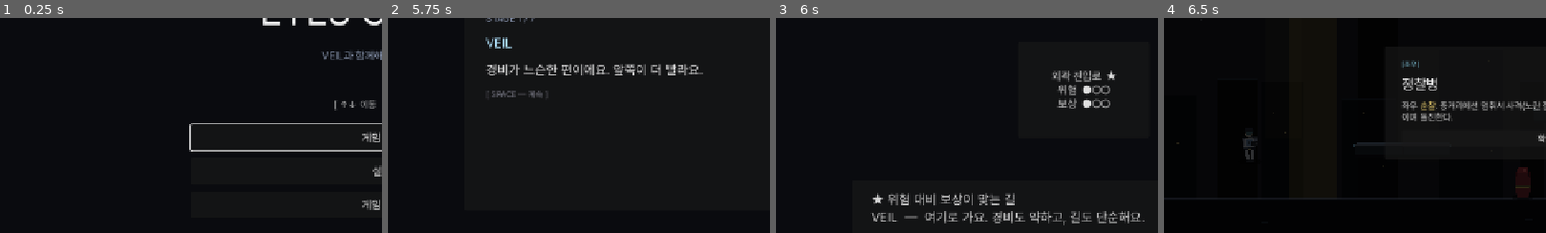
Above: before the commit, frames 1-4 (left to right).
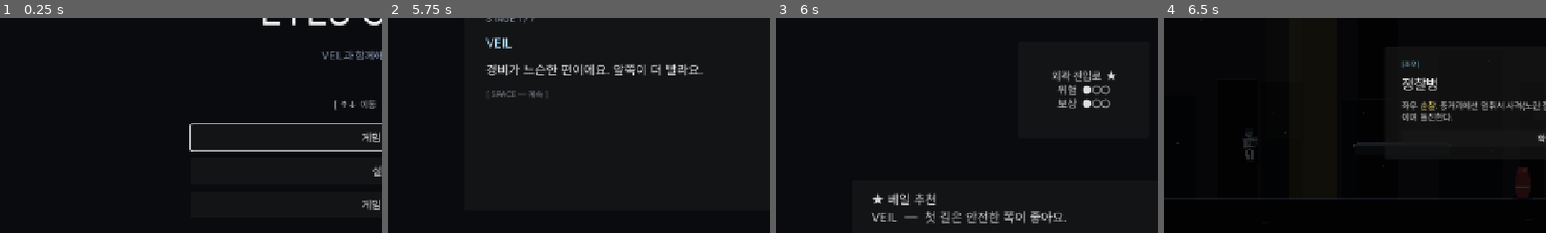
Above: after the commit, the same moments.

Repository: soomin007/EyesOnYou
Game: Godot game, scene res://scenes/main.tscn
Same seed, same stepped clock (60 frames per second), same inputs: the game is played once before the commit and once after it.
Inputs (mouse positions are % of the whole screen's width and height, from its top left):
- Up to frame 1 (0.25 s): no input
- Up to frame 2 (5.75 s): click "게임 시작" at 0.5 s; click "일반 모드" at 1.25 s; click "바로 시작" at 2 s; tap Enter (ui_accept) at 2.75, 4.25, 5 s; move the mouse to (72, 45) at 2.77 s; press the mouse at (72, 45) at 2.78 s; hold D (move_right) 2.78-4.28 s; tap W (jump) at 3.02, 3.77, 5.27 s; move the mouse to (30, 55) at 3.52 s; release the mouse at (30, 55) at 3.53 s; tap Shift (dash) at 3.6 s; move the mouse to (60, 28) at 4.27 s; hold A (move_left) 4.28-5.03 s; tap Space at 4.35 s; move the mouse to (45, 70) at 5.02 s; hold D (move_right) from 5.03 s (still down); tap Q at 5.1 s; click (45, 70) at 5.17 s
- Up to frame 3 (6 s): keep holding D (move_right); tap Enter (ui_accept) at 5.75 s; move the mouse to (80, 65) at 5.77 s; tap E at 5.85 s
- Up to frame 4 (6.5 s): keep holding D (move_right); tap W (jump) at 6.02 s; right-click (80, 65) at 6.4 s
The pictures show only the part of the screen within x 0-50%, y 30-80%; the shares and areas given below are measured in that part.

Frames 1-2 are identical in both runs. In frame 3, 2.4% of the frame differs, in the area x 29-97%, y 81-97%; in frame 4, nothing differs.

Commit message:
polish(veil): 추천 라벨 간소화 + 첫 스테이지 안전 추천 + 스킬트리 줄간격
- 추천 표시: ★ 옆엔 "베일 추천"만, 추천 사유는 라벨이 아니라 VEIL 대사로
  (RouteMap). 길고 추상적이던 "위험 대비 보상이 맞는 길" 제거.
- RouteData: 사유를 모드별 짧은 대사 풀(REC_REASON)로. 첫 스테이지(데이터 없음)
  = first 모드 → 안전한 길 추천 + "처음이니 무난한 길로" 류. 대사는 한 줄 안에서
  종결어미 안 겹치게(특히 "~게요" 회피) 변형 섞음.
- SkillTreeOverlay: 설명 패널 T1~T3 줄 간격 확대(line_separation 9).

검증: first→안전 / struggling→안전 / skilled→고보상 / steady→가성비 맵 선택과
사유 대사 다양성 확인. 스킬트리 줄간격 스샷 확인. (임시 하니스 삭제)

Co-Authored-By: Claude Opus 4.8 (1M context) <noreply@anthropic.com>

Diff:
--- a/scripts/RouteData.gd
+++ b/scripts/RouteData.gd
@@ -274,13 +274,37 @@
 	# 둘 다 없으면 모든 stage 등장 (안전 폴백).
 	return true
 
-# VEIL 추천. 플레이어의 실제 수행(GameState.competence_tier — 최근 피격·죽음)에 반응:
-#   - struggling(고전) → 안전 우선 (가장 낮은 risk, 동점이면 reward 큰 쪽).
-#   - skilled(능숙)    → 보상 우선 (가장 높은 reward, 동점이면 더 도전적인 위험 쪽).
-#   - steady(무난·기본) → 진짜 균형 = 순가치(reward-risk) 최대, 동점이면 안전(risk 낮은) 쪽.
-# hidden / challenge 루트는 항상 제외. "균형"이 실제로 안전을 선호하도록 공식을 바로잡음
-# (이전 reward*2-risk는 이름과 달리 고위험을 밀었음 — 위험2보상2 < 위험3보상3).
-# 호출자가 reasoning 라벨을 표시할 수 있도록 choose_veil_recommendation_with_reason도 제공.
+# VEIL 추천. 플레이어의 실제 수행(GameState.competence_tier — 최근 피격·죽음)에 반응해
+# 맵을 고르고, 사유는 짧은 대사(REC_REASON)로 돌려준다. 표시 측(RouteMap)은 ★ 옆엔
+# "베일 추천"만 두고 이 사유 대사를 VEIL 멘트로 보여준다 — 라벨로 수식을 설명하지 않음.
+#   - first(첫 스테이지) / struggling(고전) → 안전 (가장 낮은 risk, 동점이면 reward 큰 쪽).
+#   - skilled(능숙)                          → 보상 (가장 높은 reward, 동점이면 더 도전적 위험).
+#   - steady(무난)                           → 순가치(reward-risk) 최대, 동점이면 저위험.
+# hidden / challenge 루트는 항상 제외.
+# 사유 대사는 한 대사 안에서 종결어미가 단조롭지 않게(특히 "~게요" 연발 회피) 변형을 섞음.
+const REC_REASON: Dictionary = {
+	"first": [
+		"처음이니 무난한 길로 가요.",
+		"첫 길은 안전한 쪽이 좋아요.",
+		"초반이라 수월한 데로 권해요.",
+	],
+	"struggling": [
+		"방금 고전했죠. 이번엔 수월한 길이에요.",
+		"좀 지쳤을 거예요. 안전하게 가요.",
+		"한숨 돌릴 만한 쪽을 골랐어요.",
+	],
+	"skilled": [
+		"잘 버티고 있어요. 위험해도 크게 버는 길이에요.",
+		"솜씨가 좋네요. 욕심내 봐도 괜찮아요.",
+		"이 정도면 거친 길도 문제없죠. 보상이 커요.",
+	],
+	"steady": [
+		"이쪽이 좋아 보여요.",
+		"여기가 적당해요.",
+		"이 길을 권해요.",
+	],
+}
+
 static func choose_veil_recommendation(pool: Array) -> String:
 	var pair: Dictionary = choose_veil_recommendation_with_reason(pool)
 	return str(pair.get("id", ""))
@@ -298,35 +322,40 @@
 		if pool.size() > 0:
 			return {"id": pool[0].get("id", ""), "reason": ""}
 		return {"id": "", "reason": ""}
-	var tier: String = GameState.competence_tier()
+	# 모드 — 데이터 없으면 first(첫 스테이지), 아니면 실력 tier.
+	var mode: String = GameState.competence_tier()
+	if GameState.recent_stage_hits.is_empty():
+		mode = "first"
 	var best: Dictionary = candidates[0]
 	var best_score: float = -INF
-	var reason: String = ""
-	if tier == "struggling":
-		reason = "방금 좀 고전하셨죠 — 안전한 길로 가요"
+	if mode == "first" or mode == "struggling":
+		# 안전 — 위험 낮은 쪽 우선, 동점이면 보상 큰 쪽.
 		for c in candidates:
-			# 위험 낮은 쪽 우선, 동점이면 보상 큰 쪽.
 			var s: float = -float(c.get("risk", 0)) * 2.0 + float(c.get("reward", 0)) * 0.5
 			if s > best_score:
 				best_score = s
 				best = c
-	elif tier == "skilled":
-		reason = "잘 피하고 계세요 — 위험해도 보상 큰 길"
+	elif mode == "skilled":
+		# 보상·도전 — 보상 높은 쪽 우선, 동점이면 위험 큰 쪽.
 		for c in candidates:
-			# 보상 높은 쪽 우선, 동점이면 위험 큰 쪽(더 큰 도전).
 			var s: float = float(c.get("reward", 0)) * 2.0 + float(c.get("risk", 0)) * 0.1
 			if s > best_score:
 				best_score = s
 				best = c
 	else:
-		reason = "위험 대비 보상이 맞는 길"
+		# steady — 순가치(보상-위험) 최대, 동점이면 저위험.
 		for c in candidates:
-			# 진짜 균형 = 순가치(보상-위험) 최대, 동점이면 위험 낮은 쪽(안전)을 약하게 선호.
 			var s: float = (float(c.get("reward", 0)) - float(c.get("risk", 0))) * 10.0 - float(c.get("risk", 0))
 			if s > best_score:
 				best_score = s
 				best = c
-	return {"id": best.get("id", ""), "reason": reason}
+	return {"id": best.get("id", ""), "reason": _pick_rec_reason(mode)}
+
+static func _pick_rec_reason(mode: String) -> String:
+	var arr: Array = REC_REASON.get(mode, [])
+	if arr.is_empty():
+		return ""
+	return str(arr[randi() % arr.size()])
 
 # id로 ALL_ROUTES에서 맵 정보를 찾는다. 진행 시각화(RouteMap 노드맵)에서 지나온 경로 표시에 사용.
 static func get_route_by_id(rid: String) -> Dictionary:
--- a/scripts/RouteMap.gd
+++ b/scripts/RouteMap.gd
@@ -237,11 +237,15 @@
 	var msg: String = ""
 	# description은 카드에서 제거 — veil_comment와 같은 위협을 중복 서술해 군더더기였음
 	# (사용자 피드백 2026-06-06: "설명 부분과 밑 VEIL 코멘트가 너무 겹친다").
-	# VEIL이 직접 안내하는 한 목소리만 남긴다. 추천 사유는 멘트 위 한 줄.
+	# VEIL이 직접 안내하는 한 목소리만 남긴다.
+	# 추천 맵: ★ 옆엔 "베일 추천"만, 추천 사유는 라벨이 아니라 VEIL이 직접 말로(멘트 자리에).
+	# 비추천 맵: 그 맵 고유 veil_comment.
 	var is_recommended: bool = (route.get("id", "") == recommended_id and recommended_reason != "")
 	if is_recommended:
-		msg += "★ " + recommended_reason + "\n"
-	msg += "VEIL  —  " + str(route.get("veil_comment", ""))
+		msg += "★ 베일 추천\n"
+		msg += "VEIL  —  " + recommended_reason
+	else:
+		msg += "VEIL  —  " + str(route.get("veil_comment", ""))
 	veil_text.text = msg
 	# 고위험/고보상 경고는 별도 우측 패널로 — 본 멘트와 시각 분리.
 	_update_risk_reward_panel(route)
--- a/scripts/SkillTreeOverlay.gd
+++ b/scripts/SkillTreeOverlay.gd
@@ -88,8 +88,9 @@
 	desc_label.fit_content = true
 	desc_label.scroll_active = false
 	desc_label.autowrap_mode = TextServer.AUTOWRAP_WORD_SMART
-	desc_label.custom_minimum_size = Vector2(760, 120)
+	desc_label.custom_minimum_size = Vector2(760, 132)
 	desc_label.add_theme_font_size_override("normal_font_size", 15)
+	desc_label.add_theme_constant_override("line_separation", 9)  # T1~T3 줄 간격 — 빽빽하지 않게
 	desc_label.text = "[color=#8a909a]계열에 마우스를 올리거나 방향키로 옮겨 보세요. T1~T3가 한눈에 보여요.[/color]"
 	desc_panel.add_child(desc_label)
 
